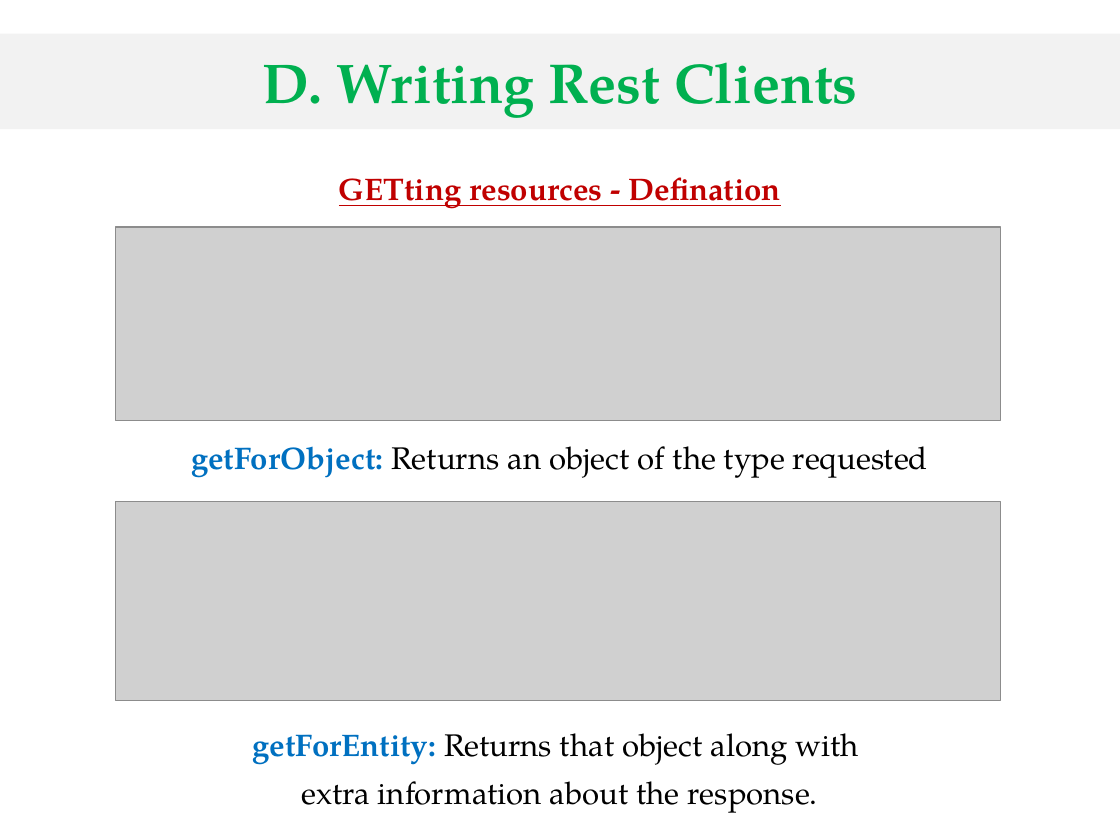
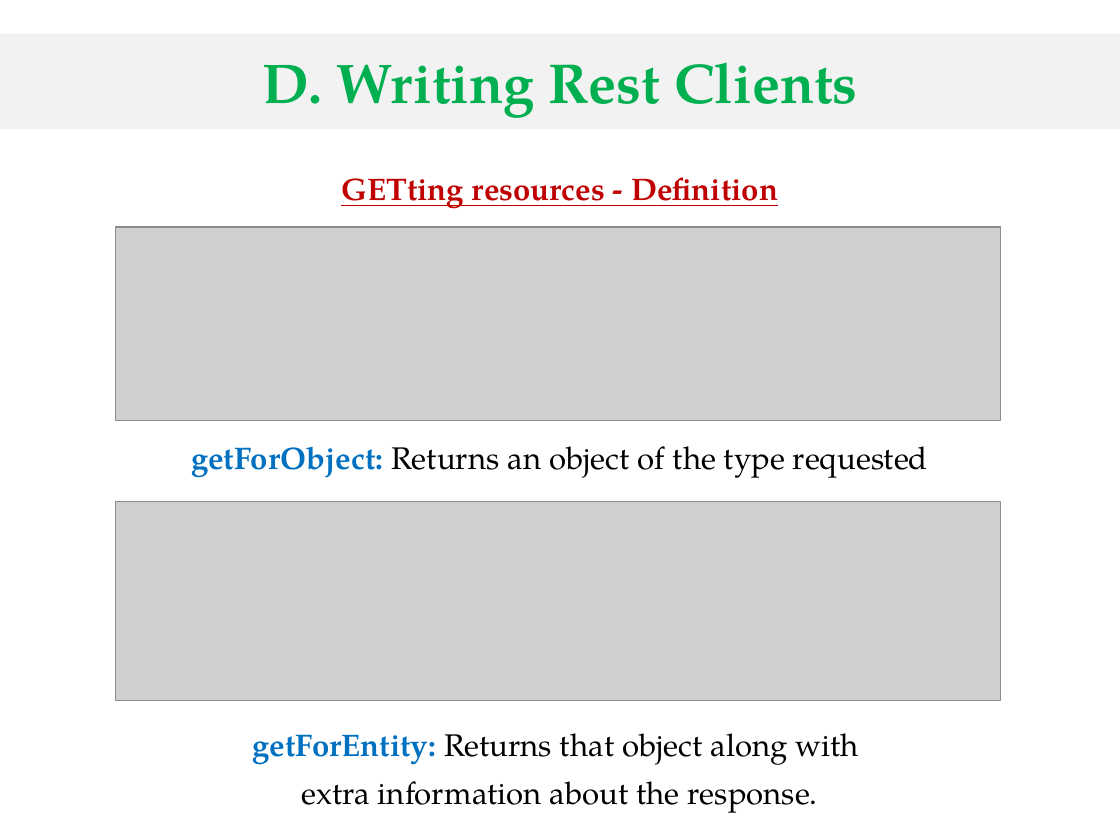
Before and after one commit to nhidh99/uitJ2EE, a slide deck: slide 22 of seminar/seminar/seminar-j2ee.pptx. Drawn at 1120x840 pixels with LibreOffice and Linux fonts; fonts in the diff are those of the drawing; grey boxes stand for pictures; background and template pictures are left out. Boxes give left, top, right and bottom in pixels: in the first picture for what was removed or moved away, otherwise in the second. Text is boxed around its words. In the diff, an @@ line names an element or a change of style, - is before the commit and + after.

```diff
--- a/seminar/seminar/seminar-j2ee.pptx
+++ b/seminar/seminar/seminar-j2ee.pptx
@@ text at <box>341,177,778,209</box>: text changed @@
-GETting resources - Defination
+GETting resources - Definition
```
Also in this commit, not shown: 6 other slides changed, 1 slide removed, 11 other files.
